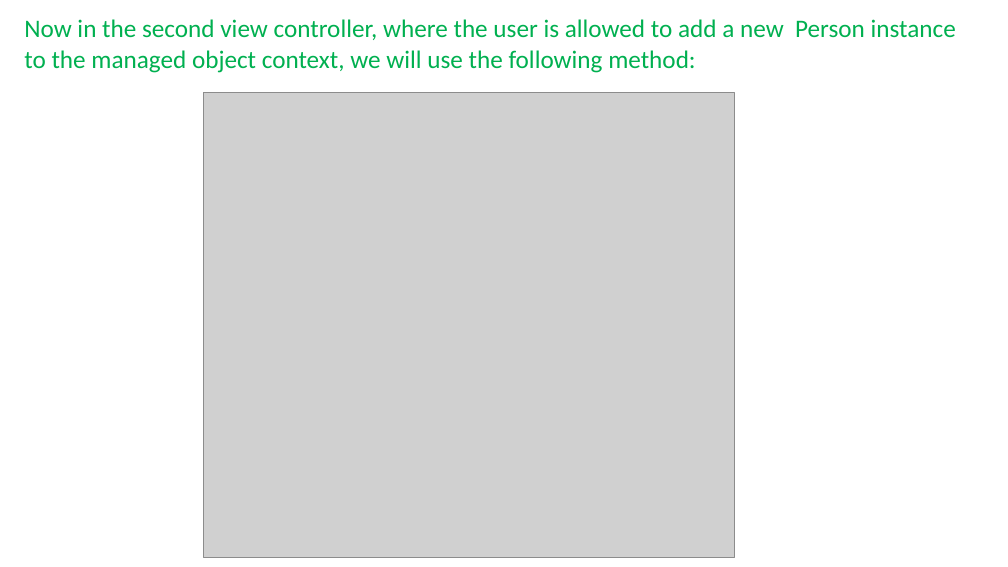
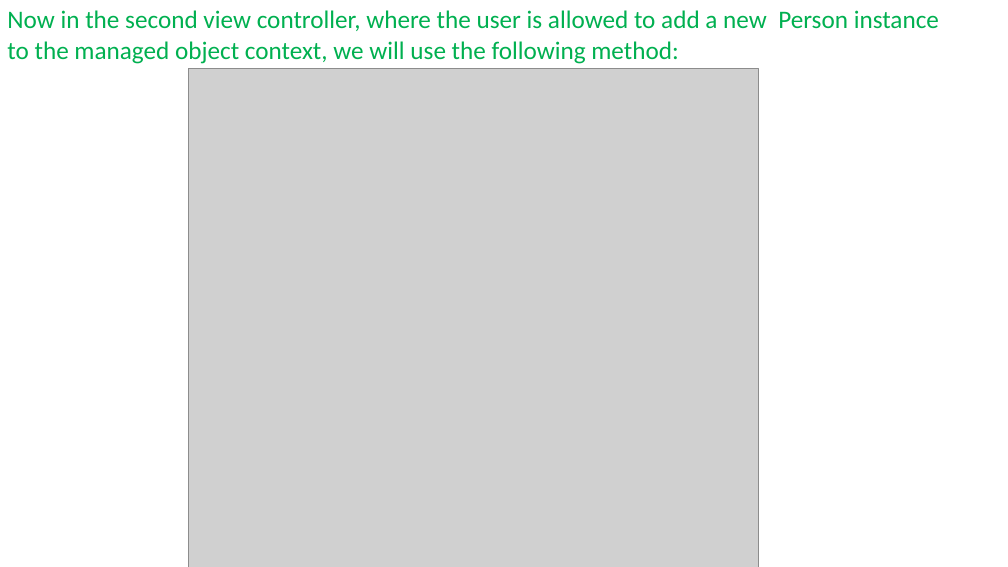
Before and after one commit to aminhngn/Course_Mobile_IOS, a slide deck: slide 47 of course/IOS_Module_03_core_data.pptx. Drawn at 1008x567 pixels with LibreOffice and Linux fonts; fonts in the diff are those of the drawing; grey boxes stand for pictures. Boxes give left, top, right and bottom in pixels: in the first picture for what was removed or moved away, otherwise in the second. Text is boxed around its words. In the diff, an @@ line names an element or a change of style, - is before the commit and + after.

```diff
--- a/course/IOS_Module_03_core_data.pptx
+++ b/course/IOS_Module_03_core_data.pptx
@@ text "Now in the second view ...": place and size @@
-text "Now in the second view ..." at <box>24,19,956,73</box>
+text "Now in the second view ..." at <box>7,10,939,64</box>
@@ picture: place and size @@
-picture at <box>203,93,735,557</box>
+picture at <box>189,69,759,567</box>
```
Also in this commit, not shown: 9 other slides changed, 4 slides added, 4 slides removed, 1 other file.
